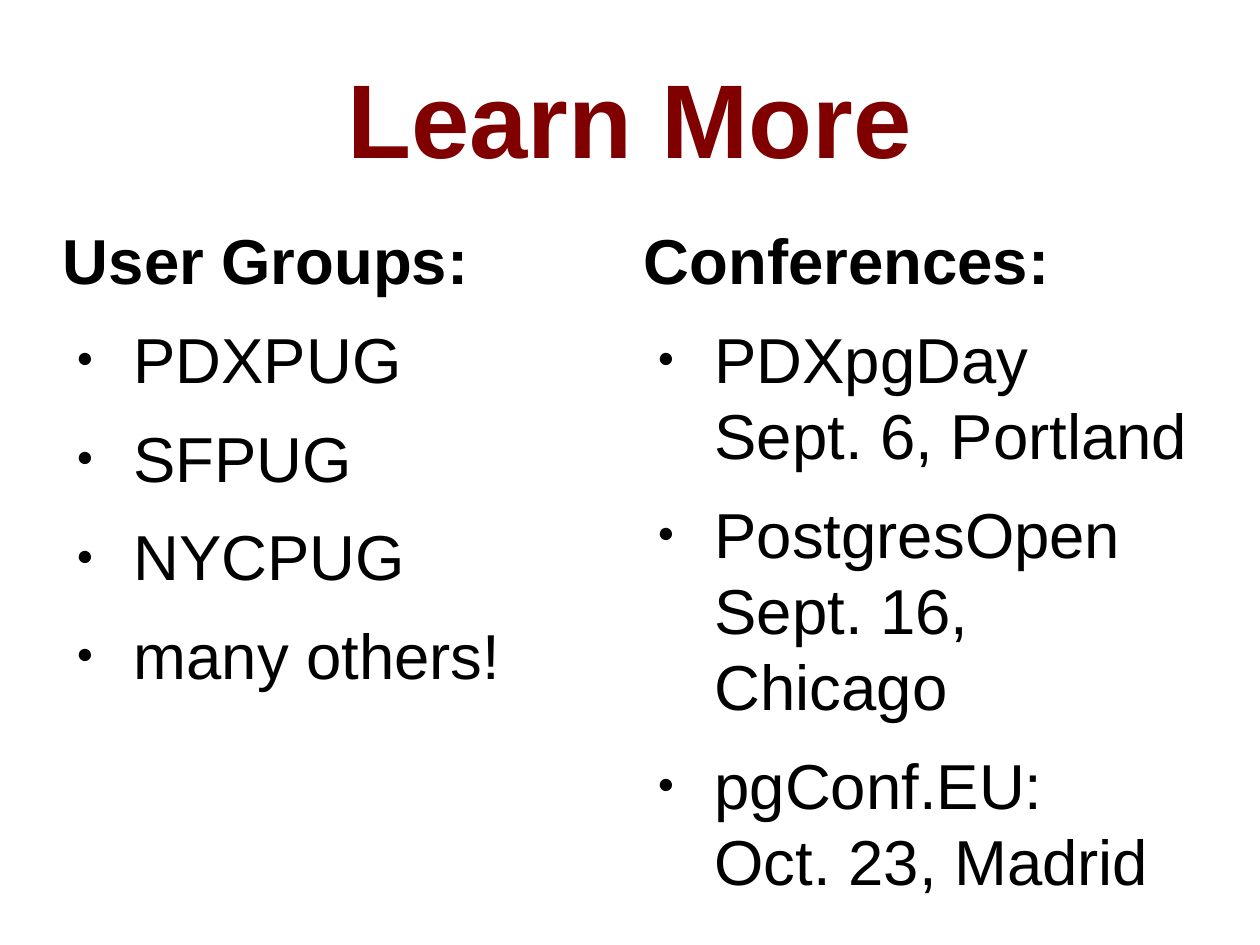
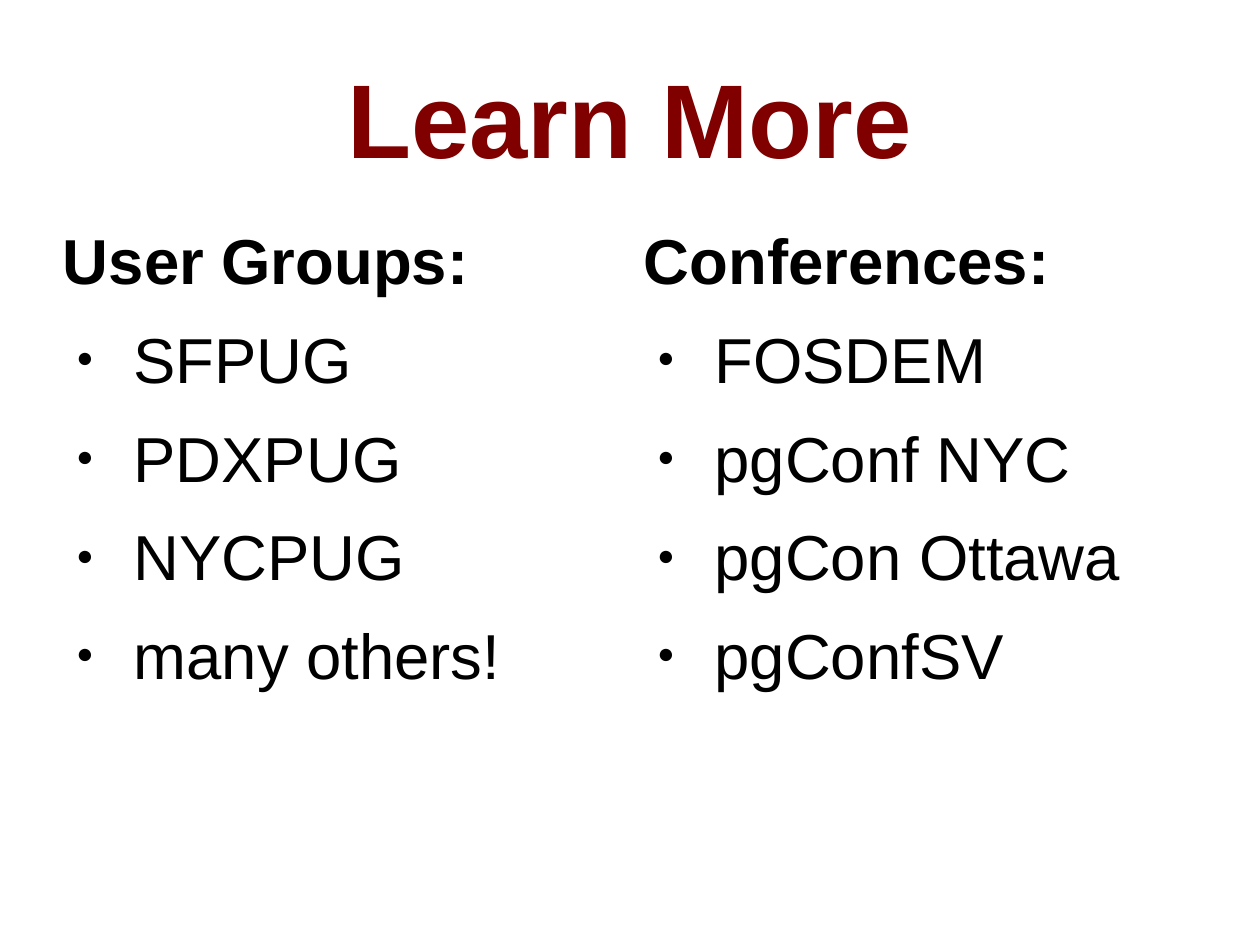
Before and after one commit to pgexperts/accidentalDBA, a slide deck: slide 167 of tutorial/accidental_dba.odp (slide 171 before the commit). Drawn at 1260x945 pixels with LibreOffice and Linux fonts; fonts in the diff are those of the drawing. Boxes give left, top, right and bottom in pixels: in the first picture for what was removed or moved away, otherwise in the second. Text is boxed around its words. In the diff, an @@ line names an element or a change of style, - is before the commit and + after.

```diff
--- a/tutorial/accidental_dba.odp
+++ b/tutorial/accidental_dba.odp
@@ text removed at box(644, 238, 1187, 893) @@
-Conferences:
-● PDXpgDay
-  Sept. 6, Portland
-● PostgresOpen
-  Sept. 16, Chicago
-● pgConf.EU:
-  Oct. 23, Madrid
@@ text added at box(644, 238, 1120, 691), 40 pt, text #000000 @@
+Conferences:
+● FOSDEM
+● pgConf NYC
+● pgCon Ottawa
+● pgConfSV
@@ text at box(134, 338, 352, 384): paragraph added @@
+● SFPUG
@@ text at box(134, 437, 352, 483): paragraph removed @@
-● SFPUG
```
Also in this commit, not shown: 24 other slides changed, 3 slides added, 7 slides removed, 21 other files.
